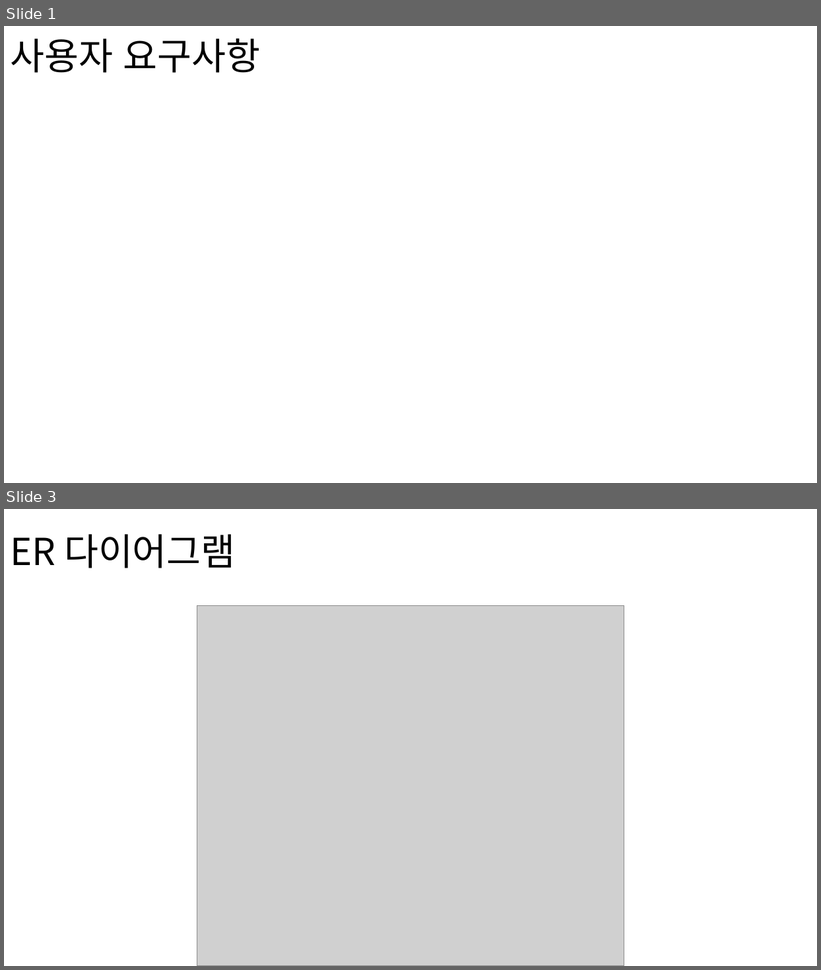
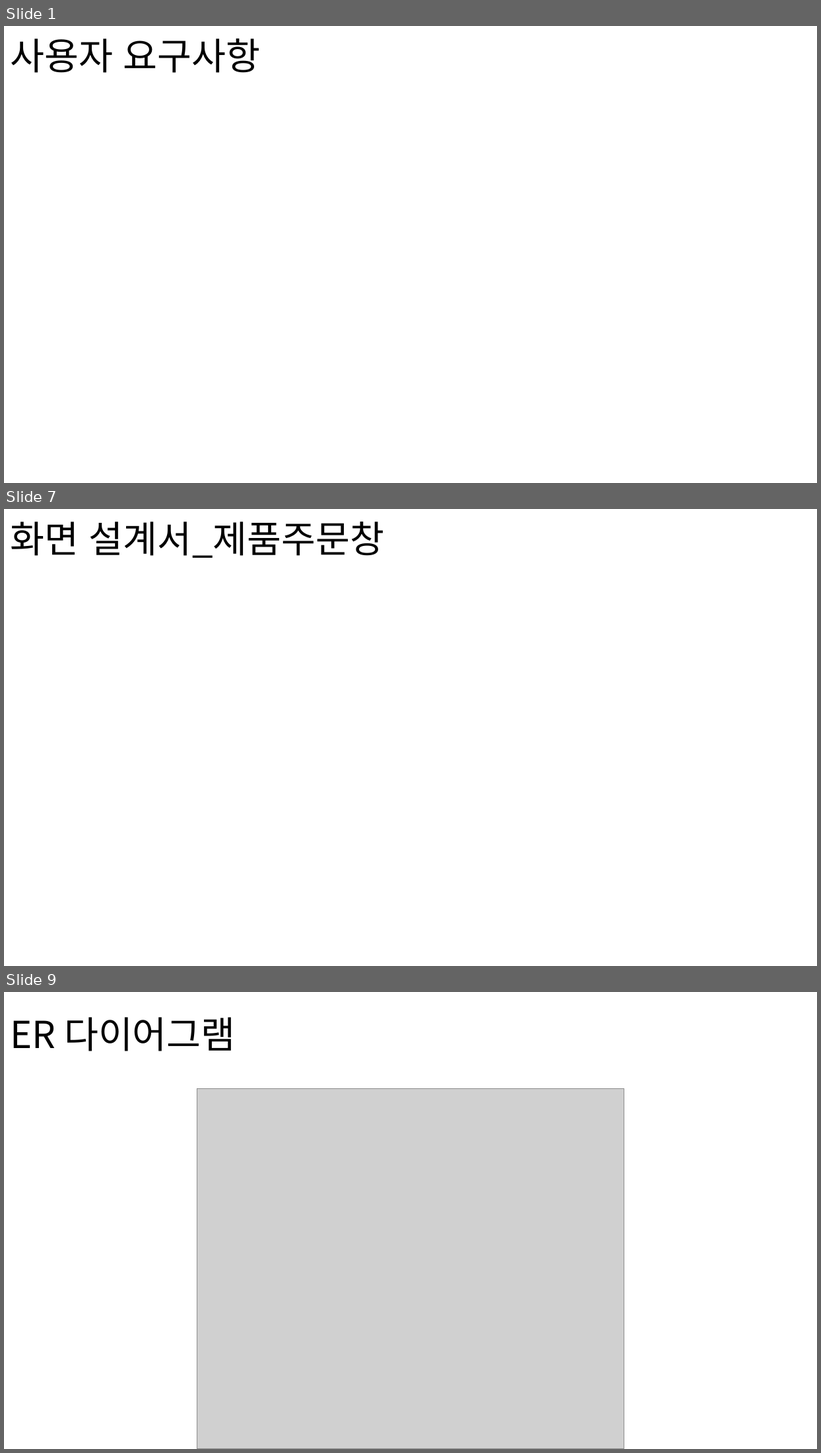
Before and after one commit to 201411096/JavaBasic, a slide deck: JavaBasic/src/t_teamproject/teamproject_02/document/forSubmission/포트폴리오.pptx. Shown one above the other, each under a label of ours: slides 1 and 3 before the commit, slides 1, 7 and 9 after it; the slides between them are not shown. The pictures are 821x970 and 821x1453 pixels, drawn with LibreOffice and Linux fonts; fonts in the diff are those of the drawing; grey boxes stand for pictures; background and template pictures are left out. Boxes give left, top, right and bottom in pixels: in the first picture for what was removed or moved away, otherwise in the second. Text is boxed around its words. In the diff, an @@ line names an element or a change of style, - is before the commit and + after.

```diff
--- a/JavaBasic/src/t_teamproject/teamproject_02/document/forSubmission/포트폴리오.pptx
+++ b/JavaBasic/src/t_teamproject/teamproject_02/document/forSubmission/포트폴리오.pptx
@@ slide 7 added at (x1=4, y1=509, x2=817, y2=966), background picture (left out) @@
@@ title added at (x1=10, y1=522, x2=384, y2=558), 44 pt, text #000000 @@
+화면 설계서_제품주문창
@@ what was slide 3 is now slide 9 @@
```
Also in this commit, not shown: 1 slide changed, 5 other slides added, 8 other files.
